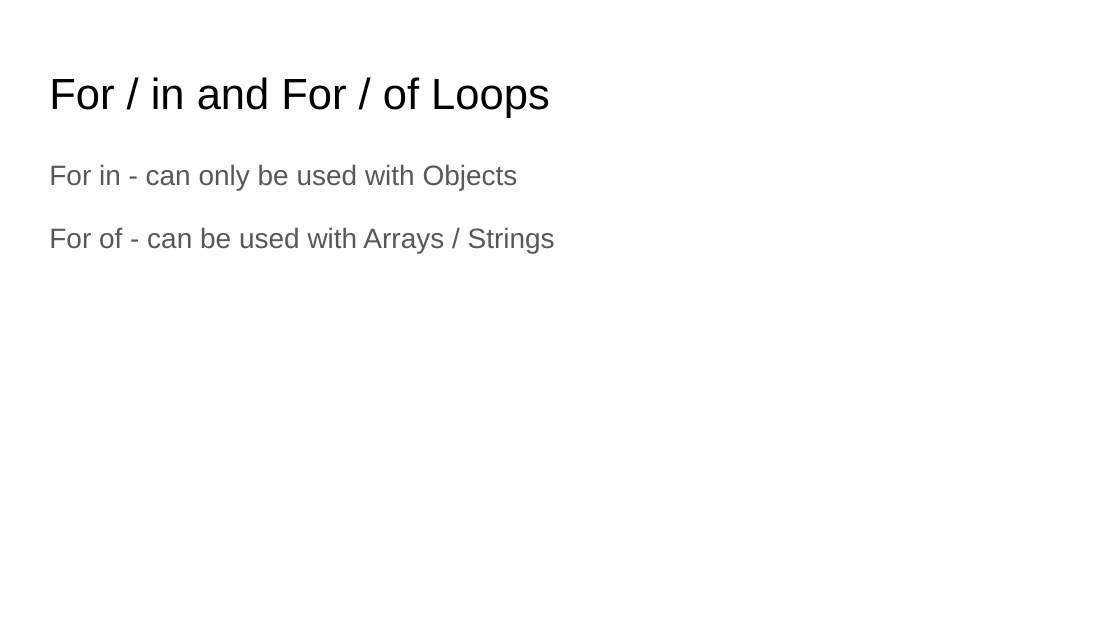
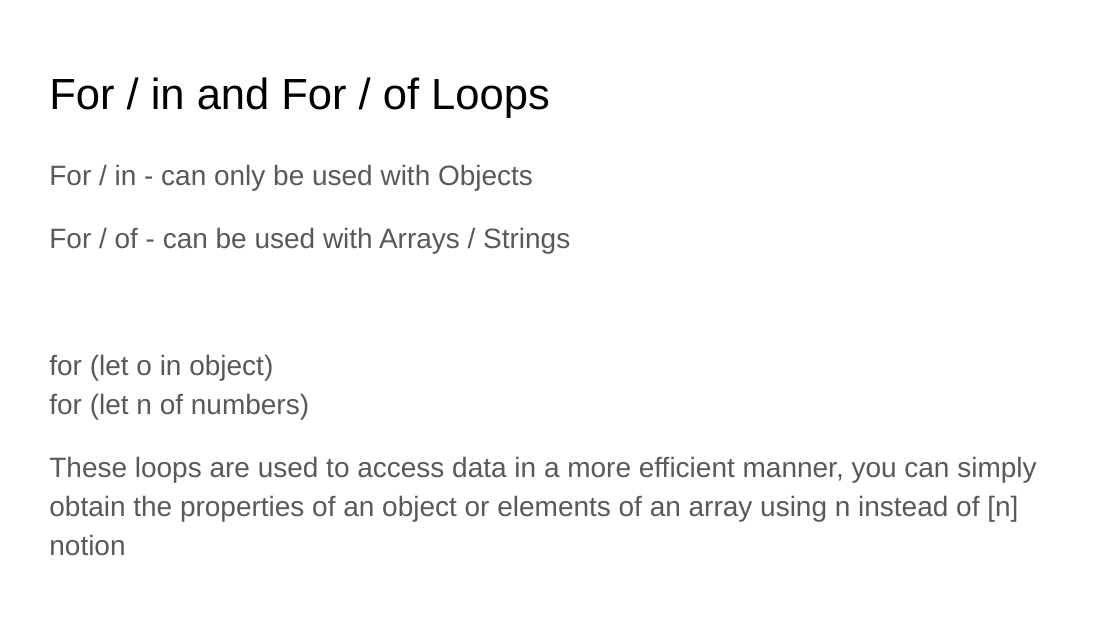
Before and after one commit to ng-peter/EQ_Javascript_L1, a slide deck: slide 8 of Javascript - WK05.pptx (slide 7 before the commit). Drawn at 1120x630 pixels with LibreOffice and Linux fonts; fonts in the diff are those of the drawing. Boxes give left, top, right and bottom in pixels: in the first picture for what was removed or moved away, otherwise in the second. Text is boxed around its words. In the diff, an @@ line names an element or a change of style, - is before the commit and + after.

```diff
--- a/Javascript - WK05.pptx
+++ b/Javascript - WK05.pptx
@@ text at (x1=49, y1=164, x2=1036, y2=556): text changed @@
-For in - can only be used with Objects
-For of - can be used with Arrays / Strings
+For / in - can only be used with Objects
+For / of - can be used with Arrays / Strings
+for (let o in object)
+for (let n of numbers)
+These loops are used to access data in a more efficient manner, you can simply obtain the properties of an object or elements of an array using n instead of [n] notion
```
Also in this commit, not shown: 4 other slides changed, 1 slide added.
